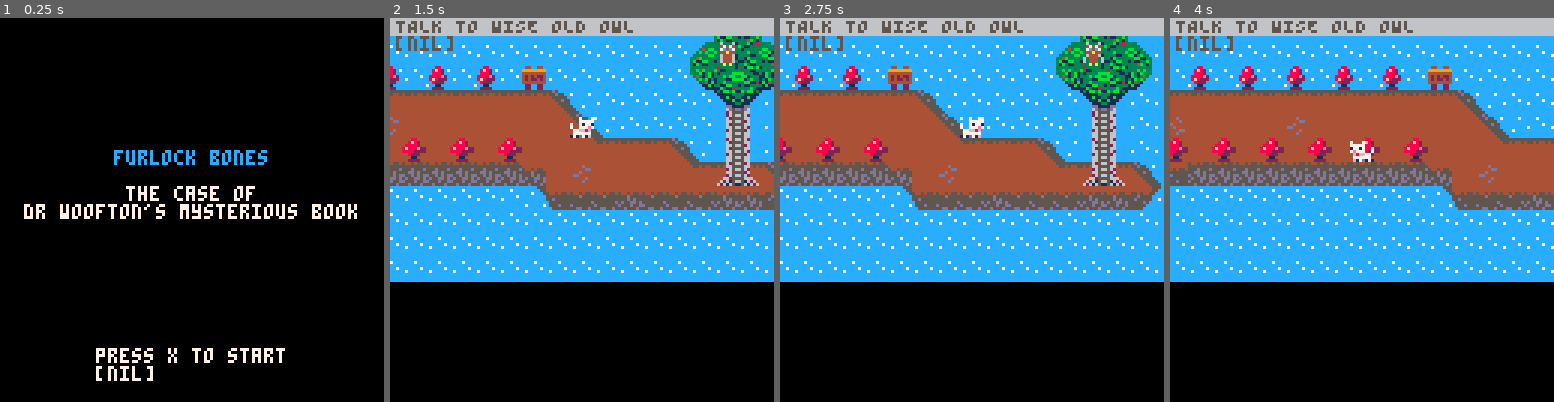
Above: before the commit, frames 1-4 (left to right).
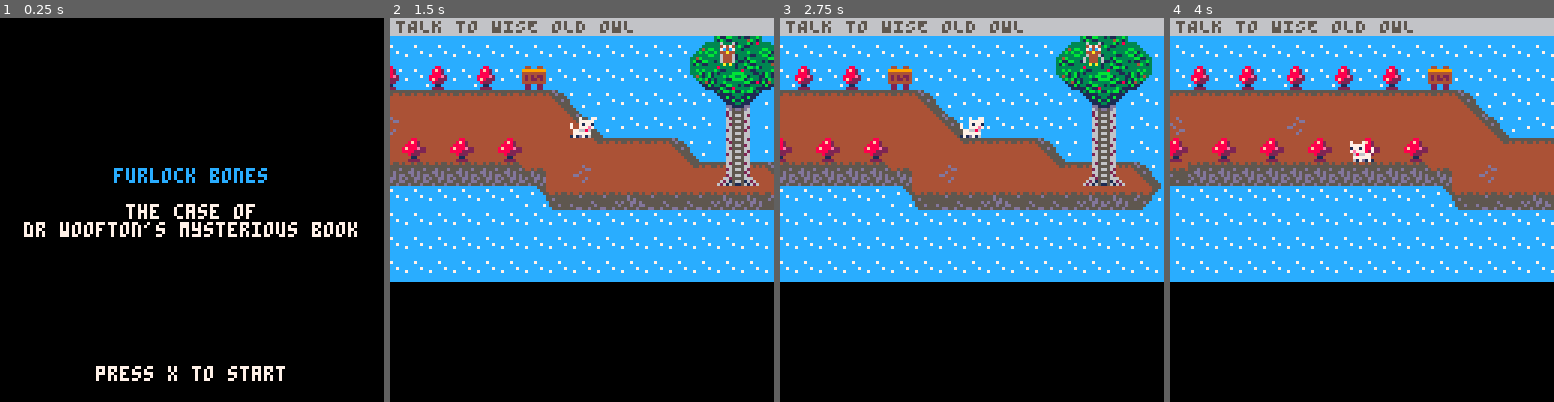
Above: after the commit, the same moments.

Repository: Mackeriah/FurlockBones-game
Game: PICO-8 cartridge furlock bones.p8
Two runs of this game, one before a commit and one after it. Both use one fixed random seed, a clock stepped at 60 frames per second and the inputs below.
Inputs:
- Up to frame 1 (0.25 s): no input
- Up to frame 2 (1.5 s): tap X (X key) at 0.33, 1.07 s; tap O (Z key) at 0.7 s
- Up to frame 3 (2.75 s): hold Right 1.6-2.1 s; tap O (Z key) at 1.7, 2.1, 2.5 s; tap X (X key) at 1.85 s; hold Up 2.15-2.42 s; hold Right from 2.47 s (still down)
- Up to frame 4 (4 s): tap O (Z key) at 2.9, 3.3, 3.7 s; tap X (X key) at 2.97 s; release Right at 3.03 s; hold Left 3.08-3.58 s; hold Down 3.63-3.97 s

The runs differ from the first frame. In frame 1, 6.2% of the frame differs, in the area x 6-93%, y 34-95%; in frame 2, 0.2%; in frame 3, 0.2%; in frame 4, 0.2%.

Commit message:
starting again with leaves falling

Diff:
--- a/furlock bones.p8
+++ b/furlock bones.p8
@@ -33,9 +33,6 @@
 	lost_animals()
 	shakeAmount = 0
 	objective.current = "TALK TO WISE OLD OWL"
-	falling_x = 0
-	falling_y = 0
-	max_leaves = 10
 end
 
 function init_music()
@@ -75,7 +72,7 @@
 	if activeGame == false then draw_menu() else draw_game() end
 	-- player.x-20,player.y-20,8
 	--print("itemsBroken: "..itemsBroken,player.x-20,player.y-20,8)
-	print(leaves)
+	--print(leaves)
 	--print("owlWait: "..owlWait)
 	-- print("sign1",player.x-20,player.y-20,8)
 end
@@ -111,11 +108,9 @@
 		draw_objective()
 		draw_characters()
 		if conversation.active == true then draw_conversation()	end
-
 		if owlInLibrary == true then
 			owlLookingForBook()
 		end
-		falling_leaves()
 	end
 end
 
@@ -1086,22 +1081,6 @@
 		end
 	end
 end
-
-function falling_leaves()
-		for i = 1, max_leaves do
-			spr(woofton.sprite,owl.x+falling_x,owl.y+rnd(2)+falling_y,1,1,1)
-			falling_y += .10
-			falling_x += rnd(0.3)
-			i += 1
-		end
-end
-
--- for i=1, #conversation.string do -- the # gets array length
--- 		if #conversation.string[i] > maxSentenceWidth then -- loop through array and find longest text element
--- 			maxSentenceWidth = #conversation.string[i] -- set max width to longest element so box wide enough
--- 		end
--- 	end
-
 
 -- map strings
 owen="qa_?ce-?ja-?ciqabaaadmaadm-?ea6ace-?ea-aam-aa2-?ca6a??qc?pqba2aaam-aaaabay6bf<5caqabaa6bfaaaeqaaa2aaaqab?laaguaaaqab?taaeaaa?l6bf<)aa<)bea6bgaaafu-?daabe<?aa<)ag<pda<?ag<)aa2-?1a-b?}aai2-b?)aai6-?c2-?ja-?c6aca"
